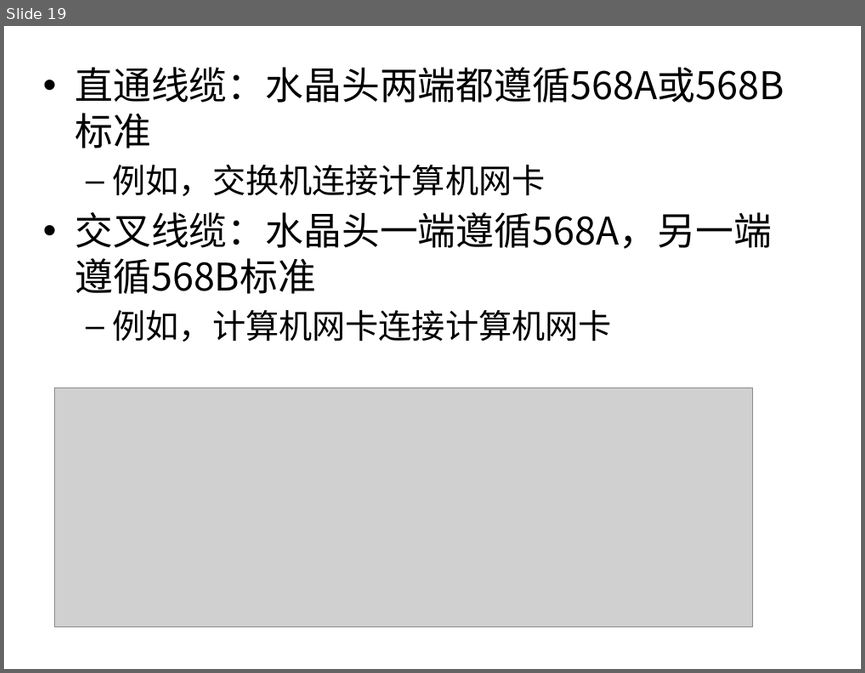
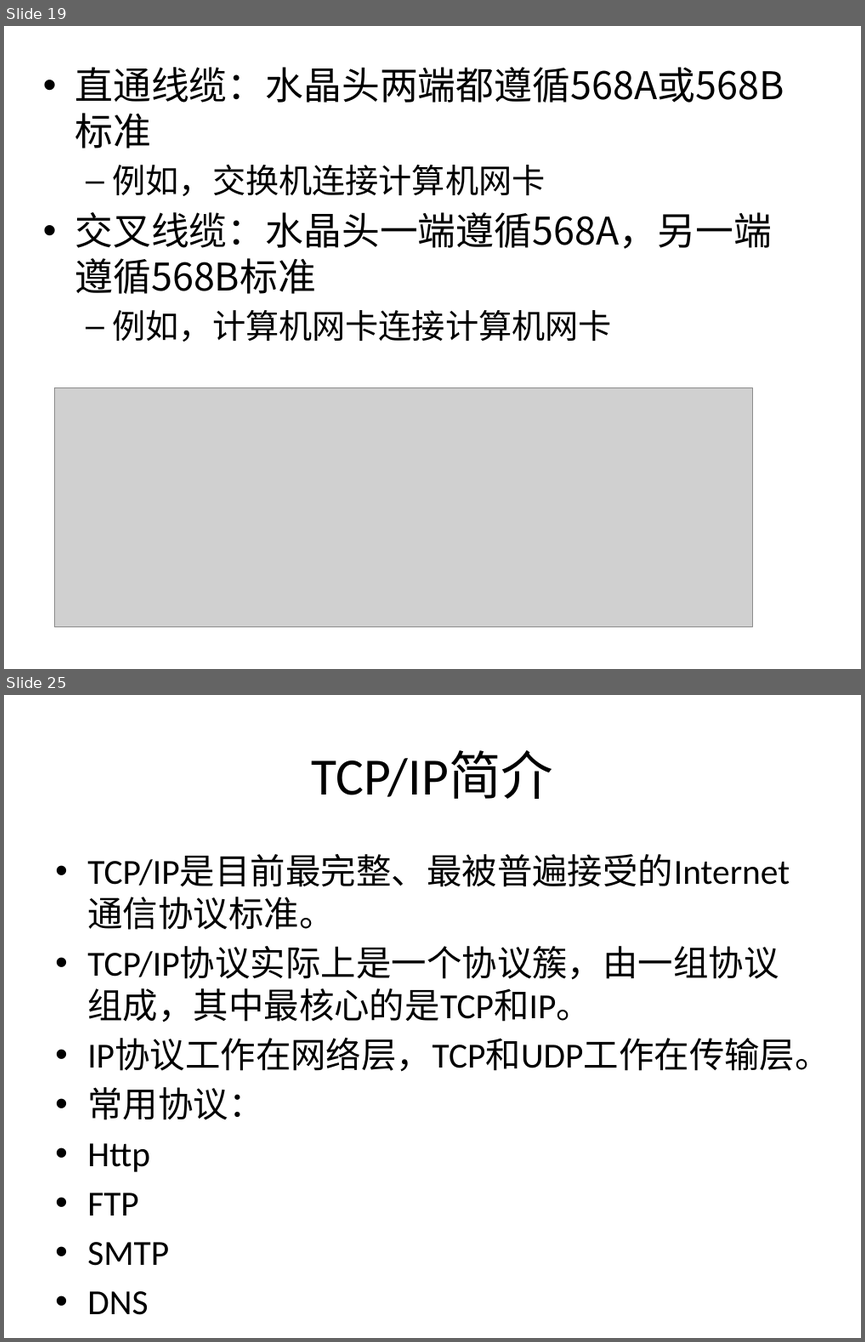
Before and after one commit to sans123wx/class, a slide deck: 第六章 计算机网络.pptx. Shown one above the other, each under a label of ours: slide 19 before the commit, slides 19 and 25 after it; the slides between them are not shown. The pictures are 865x673 and 865x1342 pixels, drawn with LibreOffice and Linux fonts; fonts in the diff are those of the drawing; grey boxes stand for pictures. Boxes give left, top, right and bottom in pixels: in the first picture for what was removed or moved away, otherwise in the second. Text is boxed around its words. In the diff, an @@ line names an element or a change of style, - is before the commit and + after.

```diff
--- a/第六章 计算机网络.pptx
+++ b/第六章 计算机网络.pptx
@@ slide 25 added at [4, 695, 861, 1338], background #FFFFFF @@
@@ title added at [312, 751, 554, 799], 44 pt, text #000000 @@
+TCP/IP简介
@@ text added at [87, 855, 830, 1265], 29.6 pt, text #000000 @@
+• TCP/IP是目前最完整、最被普遍接受的Internet通信协议标准。
+• TCP/IP协议实际上是一个协议簇，由一组协议组成，其中最核心的是TCP和IP。
+• IP协议工作在网络层，TCP和UDP工作在传输层。
+• 常用协议：
+• Http
+• FTP
+• SMTP
+• DNS
```
Also in this commit, not shown: 5 other slides added.
